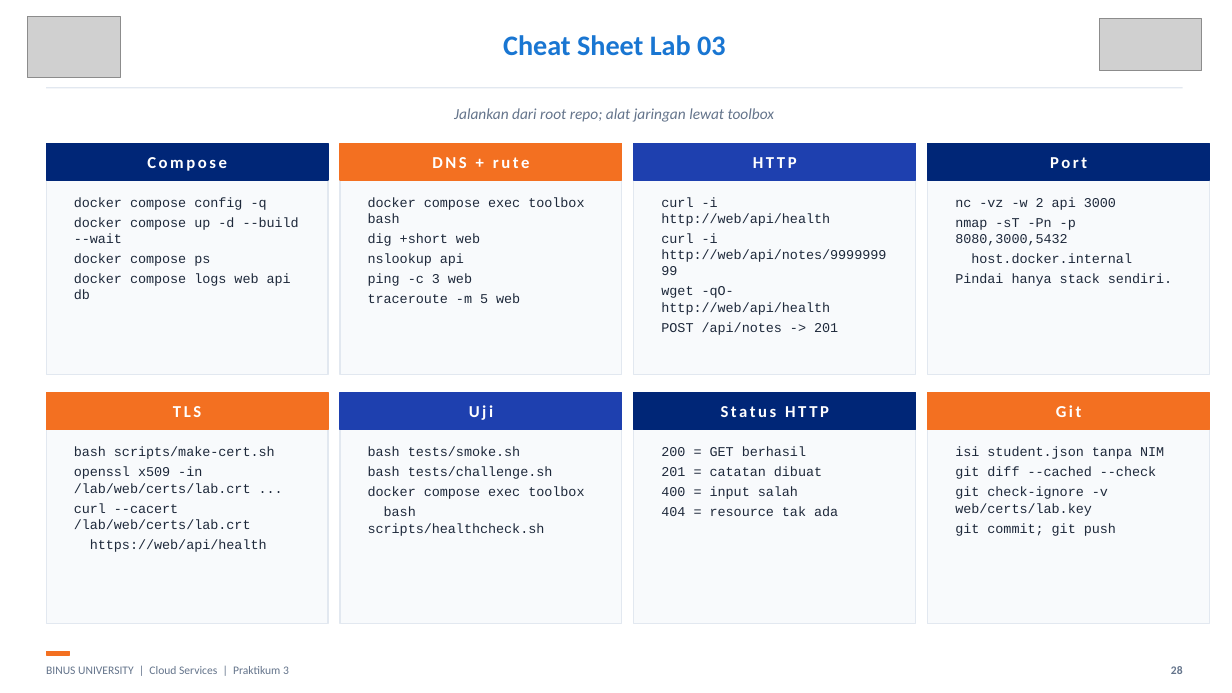
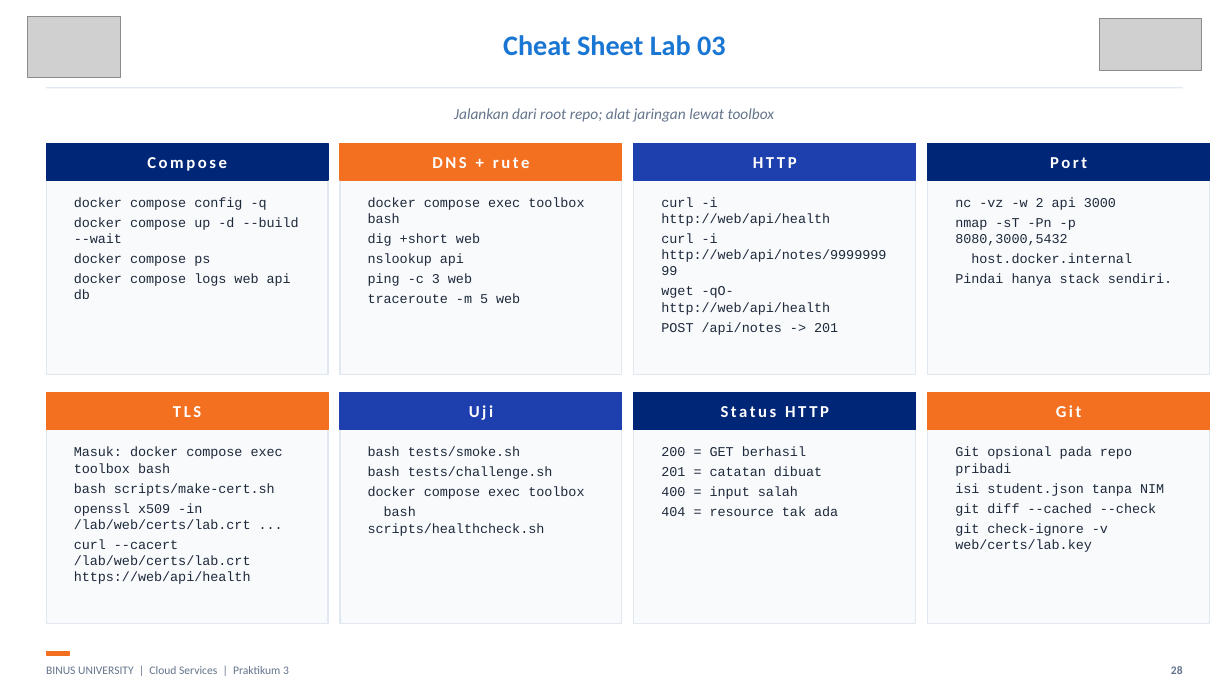
Before and after one commit to SeedFlora/meet3CloudService, a slide deck: slide 28 of slides/LAB03_Networking_Revisi_Bukti_Live.pptx. Drawn at 1232x693 pixels with LibreOffice and Linux fonts; fonts in the diff are those of the drawing; grey boxes stand for pictures. Boxes give left, top, right and bottom in pixels: in the first picture for what was removed or moved away, otherwise in the second. Text is boxed around its words. In the diff, an @@ line names an element or a change of style, - is before the commit and + after.

```diff
--- a/slides/LAB03_Networking_Revisi_Bukti_Live.pptx
+++ b/slides/LAB03_Networking_Revisi_Bukti_Live.pptx
@@ text at (74, 447, 283, 473): paragraph added @@
+Masuk: docker compose exec toolbox bash
@@ text at (955, 447, 1132, 476): paragraph added @@
+Git opsional pada repo pribadi
@@ text at (74, 539, 251, 584): text changed @@
-curl --cacert /lab/web/certs/lab.crt
-https://web/api/health
+curl --cacert /lab/web/certs/lab.crt https://web/api/health
@@ text at (955, 523, 1116, 536): paragraph removed @@
-git commit; git push
```
Also in this commit, not shown: 7 other slides changed, 7 other files.
